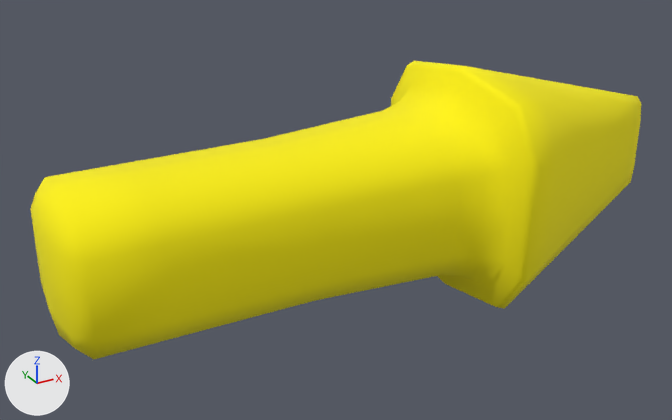
Two versions of the OBJ model Meshes/arrow.obj, one commit apart.
One viewpoint serves both versions: a 50 mm lens placed at (-2.83, -5.08, 3.02), pointed at (0.04, 0.14, 0.41). Arrows for +X, +Y and +Z are at lower left; the lights stay in place. Where no turn or scale is listed for an object, it has been applied to the vertices.

The older version as bpy lines, for what is in view:
```python
me_arrow = bpy.data.meshes.new('arrow')
me_arrow.from_pydata(...)  # 164 vertices, 324 faces; spans x -1.99..2.75, y -0.84..0.84, z -0.35..1.35
me_arrow.materials.append(mat_lambert16sg)  # picture img_arrow_png
ob_arrow = bpy.data.objects.new('arrow', me_arrow)
ob_arrow.location = (0.0, 0.0, 0.0)
```
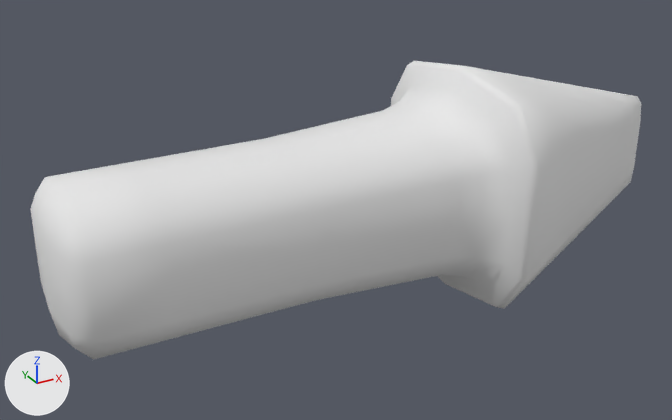
The newer file is also turned or shifted as a whole; pictures and numbers use the older file's frame.

Boxes (x1, y1, x2, y2) around the edits, measured in the pictures (672 x 420 px):
'arrow', recoloured (yellow to white)
    both: (30, 61, 641, 359)

The change, as a list of edits to the scene's bpy script:
```text
Add mat_arrow_lambert16sg:
    mat_arrow_lambert16sg = principled_material('arrow_lambert16SG')
    mat_arrow_lambert16sg.base_color = (0.8, 0.8, 0.8)  # white #e7e7e7
    mat_arrow_lambert16sg.roughness = 1.0
Change me_arrow:
    where me_arrow.from_pydata(...)  # 164 vertices, 324 faces; spans x -1.99..2.75, y -0.84..0.84, z -0.35..1.35
    remove me_arrow.materials.append(mat_lambert16sg)  # picture img_arrow_png
    add me_arrow.materials.append(mat_arrow_lambert16sg)  # white #e7e7e7
```
